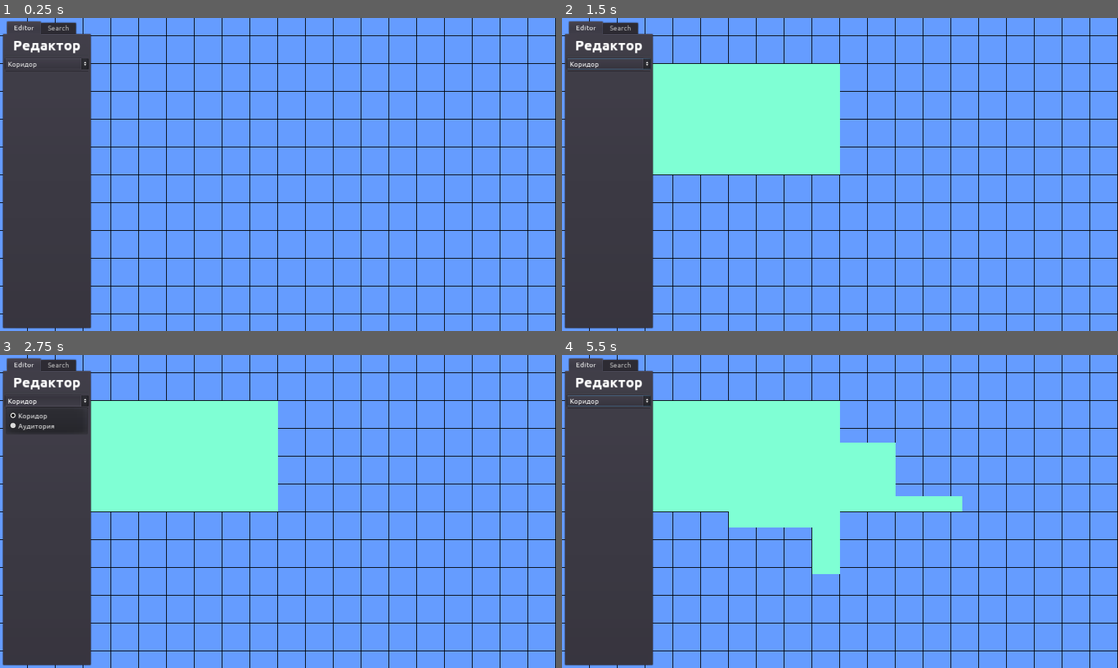
Above: before the commit, frames 1-4 (two rows, left to right).
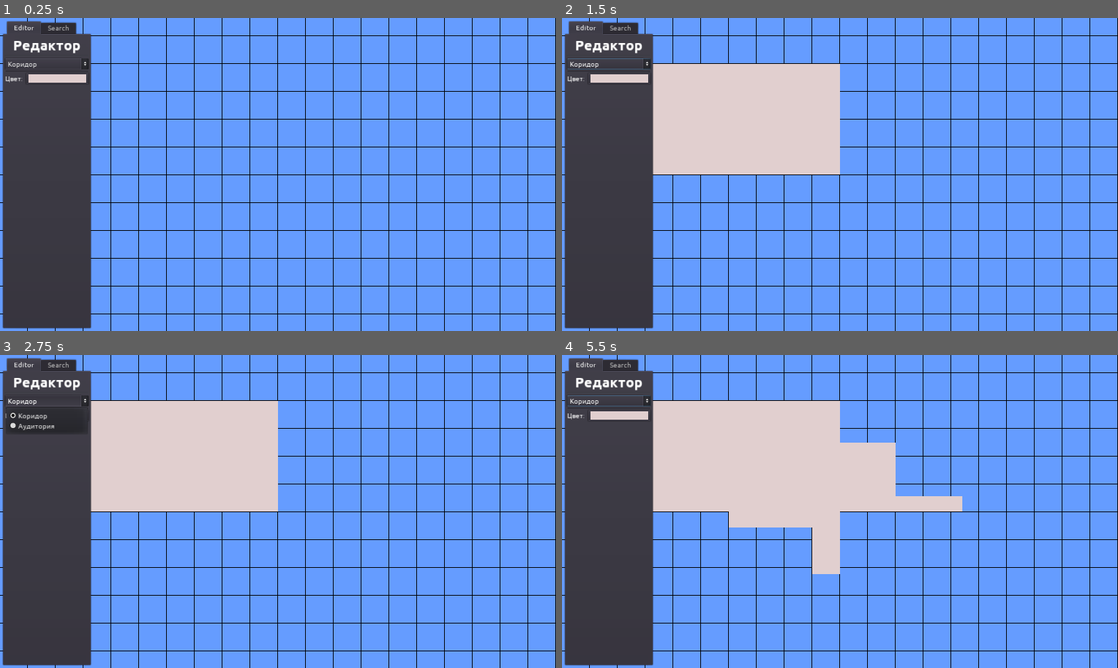
Above: after the commit, the same moments.

Repository: nikolai-in/MallMap
Game: Godot game, scene res://scenes/main.tscn
Two runs of this game, one before a commit and one after it. Both use one fixed random seed, a clock stepped at 60 frames per second and the inputs below.
Inputs (mouse positions are in pixels of both pictures, inside the frame that each line leads up to):
- Up to frame 1 (0.25 s): no input
- Up to frame 2 (1.5 s): click "Коридор" at 0.5 s; click "Коридор" at 1.25 s
- Up to frame 3 (2.75 s): click "Коридор" at 2 s
- Up to frame 4 (5.5 s): tap Enter at 2.75, 4.25 s; move the mouse to (962, 495) at 2.77 s; click (962, 495) at 2.92 s; tap Space at 3.5, 5 s; move the mouse to (728, 527) at 3.52 s; click (728, 527) at 3.67 s; move the mouse to (895, 442) at 4.27 s; click (895, 442) at 4.42 s; move the mouse to (812, 574) at 5.02 s; click (812, 574) at 5.17 s

The runs differ from the first frame. In frame 1, 0.3% of the frame differs, in the area x 1-16%, y 18-21%; in frame 2, 12%; in frame 3, 12%; in frame 4, 17%, in the area x 1-72%, y 14-70%.

Commit message:
:sparkles: Add color picker

Diff:
--- a/gdproject/scenes/main.tscn
+++ b/gdproject/scenes/main.tscn
@@ -68,6 +68,26 @@
 margin_bottom = 79.0
 select_mode = 2
 
+[node name="Color" type="HBoxContainer" parent="CanvasLayer/Sidebar/Editor"]
+margin_top = 83.0
+margin_right = 192.0
+margin_bottom = 108.0
+rect_min_size = Vector2( 0, 25 )
+
+[node name="Label" type="Label" parent="CanvasLayer/Sidebar/Editor/Color"]
+margin_top = 3.0
+margin_right = 44.0
+margin_bottom = 22.0
+text = "Цвет: "
+
+[node name="ColorPickerButton" type="ColorPickerButton" parent="CanvasLayer/Sidebar/Editor/Color"]
+margin_left = 48.0
+margin_right = 192.0
+margin_bottom = 25.0
+size_flags_horizontal = 3
+size_flags_vertical = 3
+color = Color( 0.882353, 0.811765, 0.811765, 1 )
+
 [node name="Search" type="VBoxContainer" parent="CanvasLayer/Sidebar"]
 visible = false
 anchor_right = 1.0
@@ -78,3 +98,4 @@
 margin_bottom = -4.0
 
 [connection signal="item_selected" from="CanvasLayer/Sidebar/Editor/RectTypes" to="." method="_on_RectTypes_item_selected"]
+[connection signal="color_changed" from="CanvasLayer/Sidebar/Editor/Color/ColorPickerButton" to="." method="_on_ColorPickerButton_color_changed"]
--- a/gdproject/scripts/main.gd
+++ b/gdproject/scripts/main.gd
@@ -7,6 +7,7 @@
 var start_pos : Vector2 = Vector2.ZERO
 var end_pos : Vector2 = Vector2.ZERO
 var rect_scene : PackedScene = preload("res://scenes/rect_bg.tscn")
+onready var rect_color : Color = $CanvasLayer/Sidebar/Editor/Color/ColorPickerButton.color
 
 
 func _unhandled_input(event: InputEvent) -> void:
@@ -28,7 +29,7 @@
 
 func make_rect(start: Vector2, end: Vector2) -> Polygon2D:
 	var rect : Polygon2D = rect_scene.instance()
-	rect.color = Color.aquamarine
+	rect.color = rect_color
 	rect.polygon = PoolVector2Array([start, Vector2(start.x, end.y), end, Vector2(end.x, start.y)])
 	return rect
 
@@ -39,3 +40,7 @@
 			rect_scene = preload("res://scenes/rect_bg.tscn")
 		1:
 			rect_scene = preload("res://scenes/rect_bg.tscn")
+
+
+func _on_ColorPickerButton_color_changed(color: Color) -> void:
+	rect_color = color
